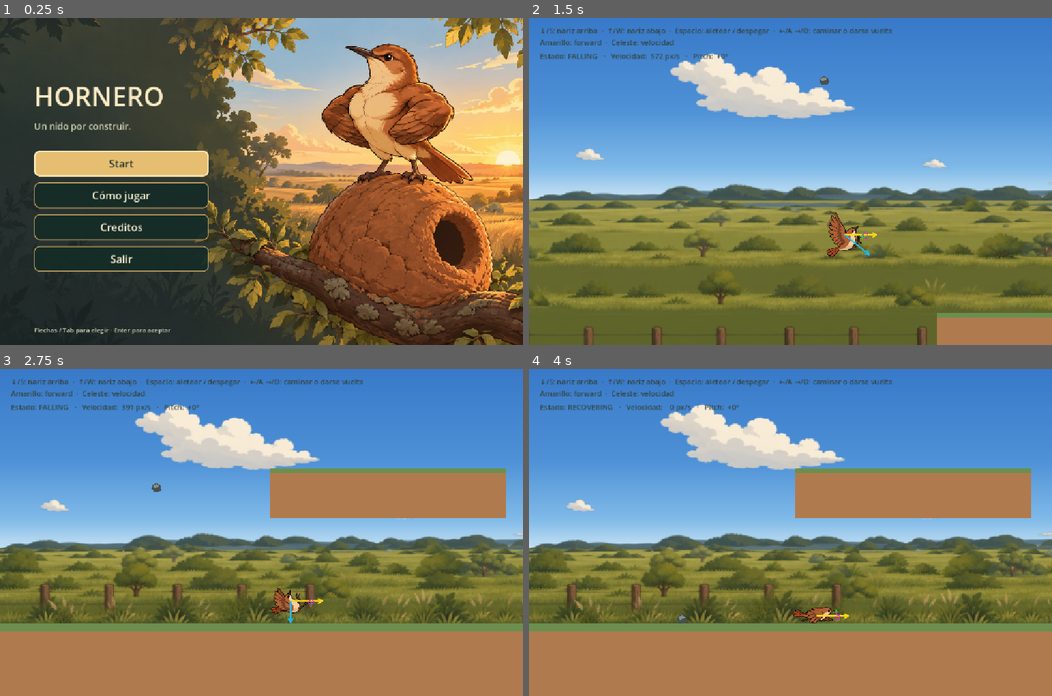
Above: before the commit, frames 1-4 (two rows, left to right).
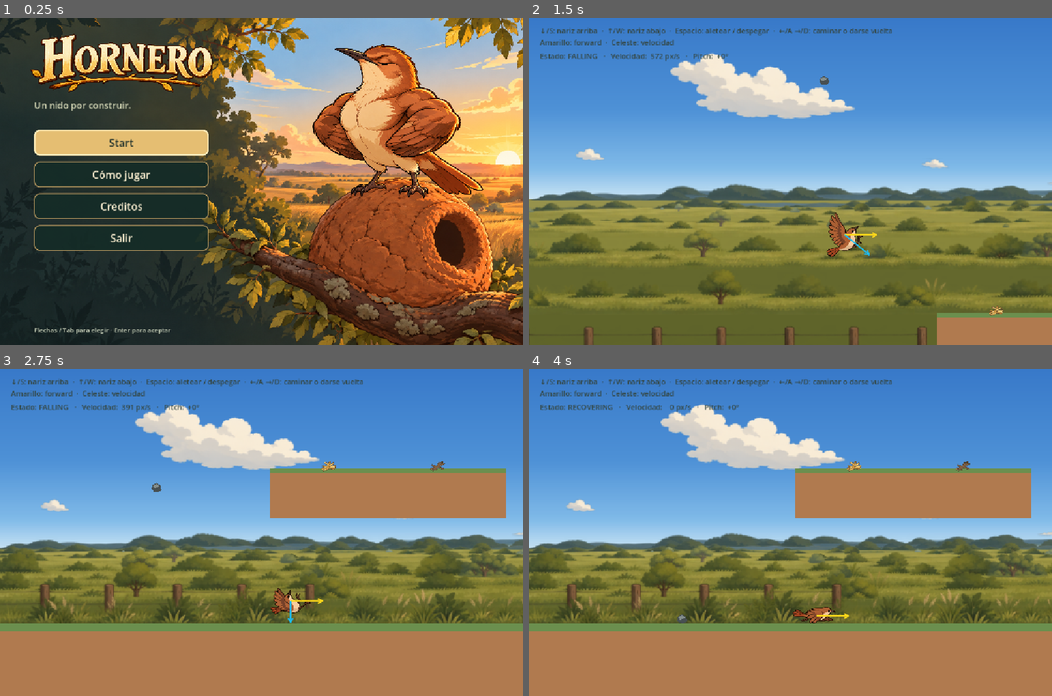
Above: after the commit, the same moments.

Repository: Martin-Fedorenko/hornero
Game: Godot game, scene res://Hornero_Menu_Inicio/menu_hornero/menu_inicio.tscn
Two runs of this game, one before a commit and one after it. Both use one fixed random seed, a clock stepped at 60 frames per second and the inputs below.
Inputs:
- Up to frame 1 (0.25 s): no input
- Up to frame 2 (1.5 s): click "Start" at 0.5 s; tap Enter at 1.25 s; hold D (move_right) from 1.28 s (still down); tap O (fall) at 1.35 s
- Up to frame 3 (2.75 s): keep holding D (move_right); tap Space (flap) at 1.52, 1.82, 2.27, 2.57 s; tap E (hornero_interactuar) at 2.1 s
- Up to frame 4 (4 s): release D (move_right) at 2.78 s; hold A (move_left) 2.78-3.53 s; tap L at 2.85 s; hold D (move_right) from 3.53 s (still down); tap O (fall) at 3.6 s; tap Space (flap) at 3.77 s

The runs differ from the first frame. In frame 1, 21% of the frame differs, in the area x 5-100%, y 0-100%; in frame 2, less than 0.1%; in frame 3, 0.1%; in frame 4, 0.1%.

Commit message:
agrego paja y ramitas

Diff:
--- a/game/Hornero_Menu_Inicio/menu_hornero/menu_inicio.gd
+++ b/game/Hornero_Menu_Inicio/menu_hornero/menu_inicio.gd
@@ -26,6 +26,7 @@
 	$Ventana/Panel.add_theme_stylebox_override("panel", _caja(Color("243936"), Color("bca571"), 20))
 	ventana.hide()
 	start.grab_focus()
+	$HorneroMenu.play(&"viento")
 
 func _iniciar() -> void:
 	start.disabled = true
--- a/game/Hornero_Menu_Inicio/menu_hornero/menu_inicio.tscn
+++ b/game/Hornero_Menu_Inicio/menu_hornero/menu_inicio.tscn
@@ -1,7 +1,51 @@
 [gd_scene format=3 uid="uid://dybocjvnvleh5"]
 
 [ext_resource type="Script" uid="uid://vhlr20r5l86g" path="res://Hornero_Menu_Inicio/menu_hornero/menu_inicio.gd" id="1"]
-[ext_resource type="Texture2D" uid="uid://cp3mumvp0a4rj" path="res://Hornero_Menu_Inicio/menu_hornero/fondo_menu.png" id="2"]
+[ext_resource type="Texture2D" uid="uid://bclgfwx867p2a" path="res://Hornero_Menu_Inicio/menu_hornero/Nido al atardecer entre ramas-2.png" id="2_d0jyu"]
+[ext_resource type="Texture2D" uid="uid://xcsv3k75jwp0" path="res://Menu_hornero_frames/hornero_viento_00_reposo.png" id="3_wbovl"]
+[ext_resource type="Texture2D" uid="uid://bt3qmihbuwf5x" path="res://Menu_hornero_frames/Sprite de ave parpadeando-4.png" id="4_v14sn"]
+[ext_resource type="Texture2D" uid="uid://bmcb0r2lp3yvj" path="res://Menu_hornero_frames/hornero_viento_01_brisa_inicia.png" id="4_yyglp"]
+[ext_resource type="Texture2D" uid="uid://8eb0i3jb0267" path="res://Menu_hornero_frames/hornero_viento_02_brisa_sube.png" id="5_v14sn"]
+[ext_resource type="Texture2D" uid="uid://cw12i0q2d5bxk" path="res://Menu_hornero_frames/hornero_viento_03_rafaga_maxima.png" id="6_fdjcp"]
+[ext_resource type="Texture2D" uid="uid://casvagfect7a3" path="res://Menu_hornero_frames/hornero_viento_04_brisa_baja.png" id="7_obomc"]
+[ext_resource type="Texture2D" uid="uid://b0hxn54mvrmlr" path="res://Menu_hornero_frames/hornero_viento_05_casi_reposo.png" id="8_s1htw"]
+[ext_resource type="Texture2D" uid="uid://dlgxku8fw4umo" path="res://Hornero_Menu_Inicio/menu_hornero/Logotipo rústico HORNERO con ramita dorada-5.png" id="9_yyglp"]
+
+[sub_resource type="SpriteFrames" id="SpriteFrames_73d2e"]
+animations = [{
+"frames": [],
+"loop": 1,
+"name": &"new_animation",
+"speed": 5.0
+}, {
+"frames": [{
+"duration": 1.0,
+"texture": ExtResource("3_wbovl")
+}, {
+"duration": 1.0,
+"texture": ExtResource("4_v14sn")
+}, {
+"duration": 1.0,
+"texture": ExtResource("4_yyglp")
+}, {
+"duration": 1.0,
+"texture": ExtResource("5_v14sn")
+}, {
+"duration": 1.0,
+"texture": ExtResource("6_fdjcp")
+}, {
+"duration": 1.0,
+"texture": ExtResource("7_obomc")
+}, {
+"duration": 1.0,
+"texture": ExtResource("8_s1htw")
+}],
+"loop": 1,
+"name": &"viento",
+"speed": 5.0
+}]
+
+[sub_resource type="ImageTexture" id="ImageTexture_73d2e"]
 
 [node name="MenuInicio" type="Control" unique_id=286932035]
 layout_mode = 3
@@ -20,7 +64,7 @@
 grow_horizontal = 2
 grow_vertical = 2
 mouse_filter = 2
-texture = ExtResource("2")
+texture = ExtResource("2_d0jyu")
 expand_mode = 1
 stretch_mode = 6
 
@@ -36,12 +80,6 @@
 layout_mode = 2
 theme_override_constants/separation = 13
 alignment = 1
-
-[node name="Titulo" type="Label" parent="Contenido/Columna" unique_id=335614735]
-layout_mode = 2
-theme_override_colors/font_color = Color(0.98, 0.92, 0.77, 1)
-theme_override_font_sizes/font_size = 58
-text = "HORNERO"
 
 [node name="Subtitulo" type="Label" parent="Contenido/Columna" unique_id=1560874823]
 layout_mode = 2
@@ -143,3 +181,17 @@
 layout_mode = 2
 mouse_default_cursor_shape = 2
 text = "Volver"
+
+[node name="HorneroMenu" type="AnimatedSprite2D" parent="." unique_id=1528493170]
+position = Vector2(881, 221)
+scale = Vector2(0.3, 0.3)
+sprite_frames = SubResource("SpriteFrames_73d2e")
+animation = &"viento"
+
+[node name="Sprite2D" type="Sprite2D" parent="." unique_id=355568695]
+texture = SubResource("ImageTexture_73d2e")
+
+[node name="LogotipoRústicoHorneroConRamitaDorada5" type="Sprite2D" parent="." unique_id=329699677]
+position = Vector2(267, 98)
+scale = Vector2(0.2, 0.2)
+texture = ExtResource("9_yyglp")
--- a/game/objetos_hornero/interaccion.gd
+++ b/game/objetos_hornero/interaccion.gd
@@ -2,7 +2,7 @@
 ## Hijo directo de Hornero. Sustituye COMPLETAMENTE la versión con Tween.
 @export var alcance: float = 80.0
 @export var debug_logs: bool = true
-@export var mostrar_puntos: bool = true
+@export var mostrar_puntos: bool = false
 @export var usar_pico_automatico: bool = true
 @export var intervalo_logs: float = 0.75
 @export var escala_picoteo: float = 0.19
--- /dev/null
+++ b/game/objetos_hornero/paja.svg
@@ -0,0 +1,20 @@
+<svg xmlns="http://www.w3.org/2000/svg" width="96" height="64" viewBox="0 0 96 64">
+  <g fill="none" stroke="#684a2d" stroke-linecap="round" stroke-linejoin="round">
+    <path d="M13 48 70 19" stroke-width="11"/>
+    <path d="M19 54 79 32" stroke-width="11"/>
+    <path d="M17 34 72 47" stroke-width="11"/>
+    <path d="M28 16 78 42" stroke-width="11"/>
+    <path d="M33 53 52 12" stroke-width="11"/>
+  </g>
+  <g fill="none" stroke-linecap="round" stroke-linejoin="round">
+    <path d="M13 48 70 19" stroke="#d7a94f" stroke-width="6"/>
+    <path d="M19 54 79 32" stroke="#e4bc67" stroke-width="6"/>
+    <path d="M17 34 72 47" stroke="#bd8738" stroke-width="6"/>
+    <path d="M28 16 78 42" stroke="#edca79" stroke-width="6"/>
+    <path d="M33 53 52 12" stroke="#c99543" stroke-width="6"/>
+  </g>
+  <g fill="#f3d78f">
+    <path d="m26 39 5-3 3 5-5 3z"/>
+    <path d="m60 25 5-3 2 4-5 3z"/>
+  </g>
+</svg>
--- /dev/null
+++ b/game/objetos_hornero/paja.tscn
@@ -0,0 +1,22 @@
+[gd_scene load_steps=4 format=3]
+
+[ext_resource type="Script" path="res://objetos_hornero/piedra.gd" id="1_pickup"]
+[ext_resource type="Texture2D" path="res://objetos_hornero/paja.svg" id="2_texture"]
+
+[sub_resource type="RectangleShape2D" id="Shape"]
+size = Vector2(38, 14)
+
+[node name="Paja" type="RigidBody2D" groups=["levantables"]]
+collision_layer = 2
+collision_mask = 1
+mass = 0.1
+lock_rotation = true
+linear_damp = 2.0
+script = ExtResource("1_pickup")
+
+[node name="CollisionShape2D" type="CollisionShape2D" parent="."]
+shape = SubResource("Shape")
+
+[node name="Sprite2D" type="Sprite2D" parent="."]
+texture = ExtResource("2_texture")
+scale = Vector2(0.42, 0.42)
--- /dev/null
+++ b/game/objetos_hornero/ramitas.svg
@@ -0,0 +1,14 @@
+<svg xmlns="http://www.w3.org/2000/svg" width="96" height="64" viewBox="0 0 96 64">
+  <g fill="none" stroke="#493b2b" stroke-linecap="round" stroke-linejoin="round">
+    <path d="M12 49 78 20M23 54 69 12M18 29 75 47M38 51 53 17" stroke-width="10"/>
+  </g>
+  <g fill="none" stroke-linecap="round" stroke-linejoin="round">
+    <path d="M12 49 78 20M23 54 69 12M18 29 75 47M38 51 53 17" stroke="#806044" stroke-width="6"/>
+  </g>
+  <g fill="#b58a5b" stroke="#493b2b" stroke-width="2" stroke-linejoin="round">
+    <path d="m10 46 6 1-2 6-5-2z"/>
+    <path d="m76 17 5 2-2 5-5-2z"/>
+    <path d="m20 52 6 1-2 5-6-2z"/>
+    <path d="m67 9 5 2-2 5-5-2z"/>
+  </g>
+</svg>
--- /dev/null
+++ b/game/objetos_hornero/ramitas.tscn
@@ -0,0 +1,22 @@
+[gd_scene load_steps=4 format=3]
+
+[ext_resource type="Script" path="res://objetos_hornero/piedra.gd" id="1_pickup"]
+[ext_resource type="Texture2D" path="res://objetos_hornero/ramitas.svg" id="2_texture"]
+
+[sub_resource type="RectangleShape2D" id="Shape"]
+size = Vector2(38, 14)
+
+[node name="Ramitas" type="RigidBody2D" groups=["levantables"]]
+collision_layer = 2
+collision_mask = 1
+mass = 0.1
+lock_rotation = true
+linear_damp = 2.0
+script = ExtResource("1_pickup")
+
+[node name="CollisionShape2D" type="CollisionShape2D" parent="."]
+shape = SubResource("Shape")
+
+[node name="Sprite2D" type="Sprite2D" parent="."]
+texture = ExtResource("2_texture")
+scale = Vector2(0.42, 0.42)
--- a/game/scenes/main.tscn
+++ b/game/scenes/main.tscn
@@ -11,6 +11,8 @@
 [ext_resource type="Script" uid="uid://dporub47gssp2" path="res://scenes/chimango_animator.gd" id="6_tipki"]
 [ext_resource type="Script" uid="uid://bm3x271kf07d4" path="res://scripts/hornero/flight_motor.gd" id="7_tipki"]
 [ext_resource type="PackedScene" path="res://objetos_hornero/piedra.tscn" id="8_piedra"]
+[ext_resource type="PackedScene" path="res://objetos_hornero/paja.tscn" id="9_paja"]
+[ext_resource type="PackedScene" path="res://objetos_hornero/ramitas.tscn" id="10_ramitas"]
 
 [sub_resource type="AtlasTexture" id="AtlasTexture_a8y0u"]
 atlas = ExtResource("6_choun")
@@ -214,6 +216,12 @@
 [node name="Piedra" parent="." unique_id=662864888 instance=ExtResource("8_piedra")]
 position = Vector2(650, 550)
 
+[node name="Paja" parent="." unique_id=1257325304 instance=ExtResource("9_paja")]
+position = Vector2(1030, 1280)
+
+[node name="Ramitas" parent="." unique_id=1631829200 instance=ExtResource("10_ramitas")]
+position = Vector2(1270, 1280)
+
 [node name="Chimango" type="CharacterBody2D" parent="." unique_id=1104130030]
 script = ExtResource("5_85g3d")
 empezar_ausente = true
Binary file added: game/Hornero_Menu_Inicio/menu_hornero/Logotipo rústico HORNERO con ramita dorada-5.png
Not shown, added: game/Hornero_Menu_Inicio/menu_hornero/Logotipo rústico HORNERO con ramita dorada-5.png.import
Binary file added: game/Hornero_Menu_Inicio/menu_hornero/Nido al atardecer entre ramas-2.png
Not shown, added: game/Hornero_Menu_Inicio/menu_hornero/Nido al atardecer entre ramas-2.png.import
Binary file added: game/Menu_hornero_frames/Logotipo rústico HORNERO con ramita dorada-5.png
Not shown, added: game/Menu_hornero_frames/Logotipo rústico HORNERO con ramita dorada-5.png.import
Binary file added: game/Menu_hornero_frames/Sprite de ave parpadeando-4.png
Not shown, added: game/Menu_hornero_frames/Sprite de ave parpadeando-4.png.import
Binary file added: game/Menu_hornero_frames/hornero_viento_00_reposo.png
Not shown, added: game/Menu_hornero_frames/hornero_viento_00_reposo.png.import
Binary file added: game/Menu_hornero_frames/hornero_viento_01_brisa_inicia.png
Not shown, added: game/Menu_hornero_frames/hornero_viento_01_brisa_inicia.png.import
(and 10 more such lines)
